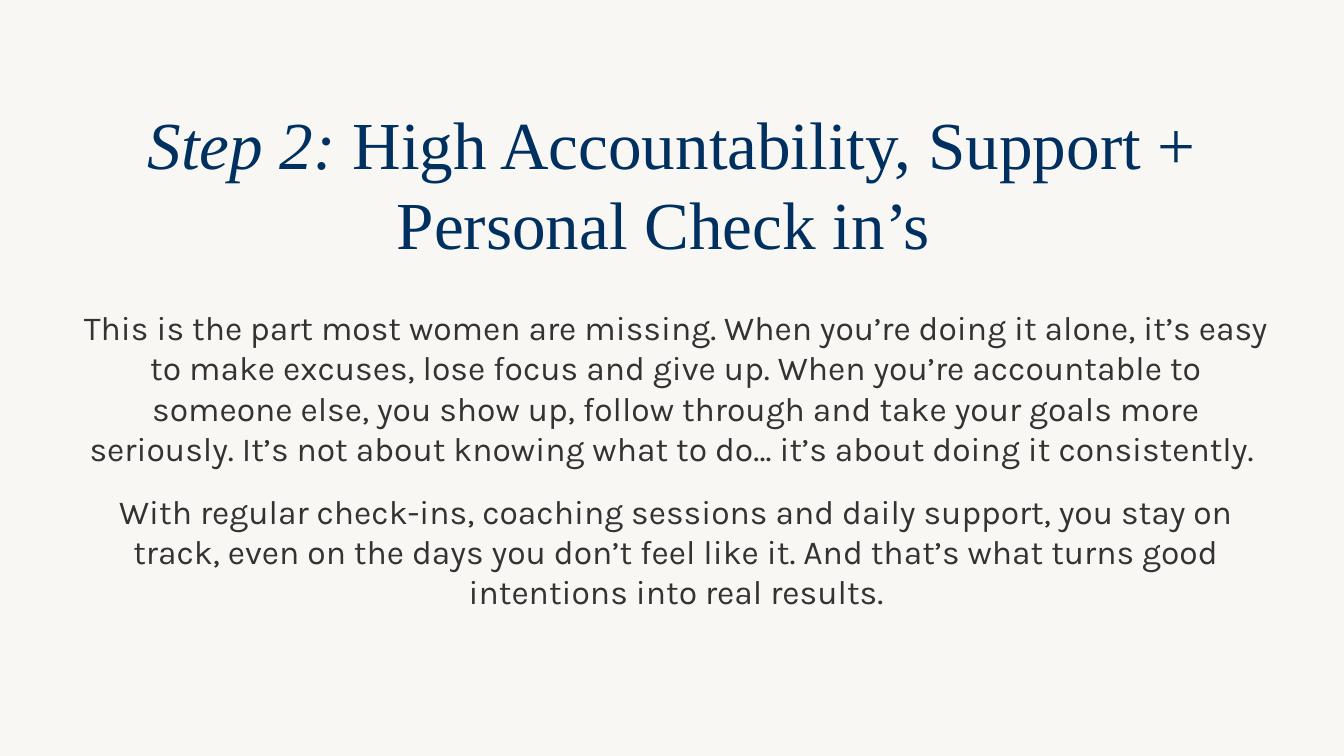
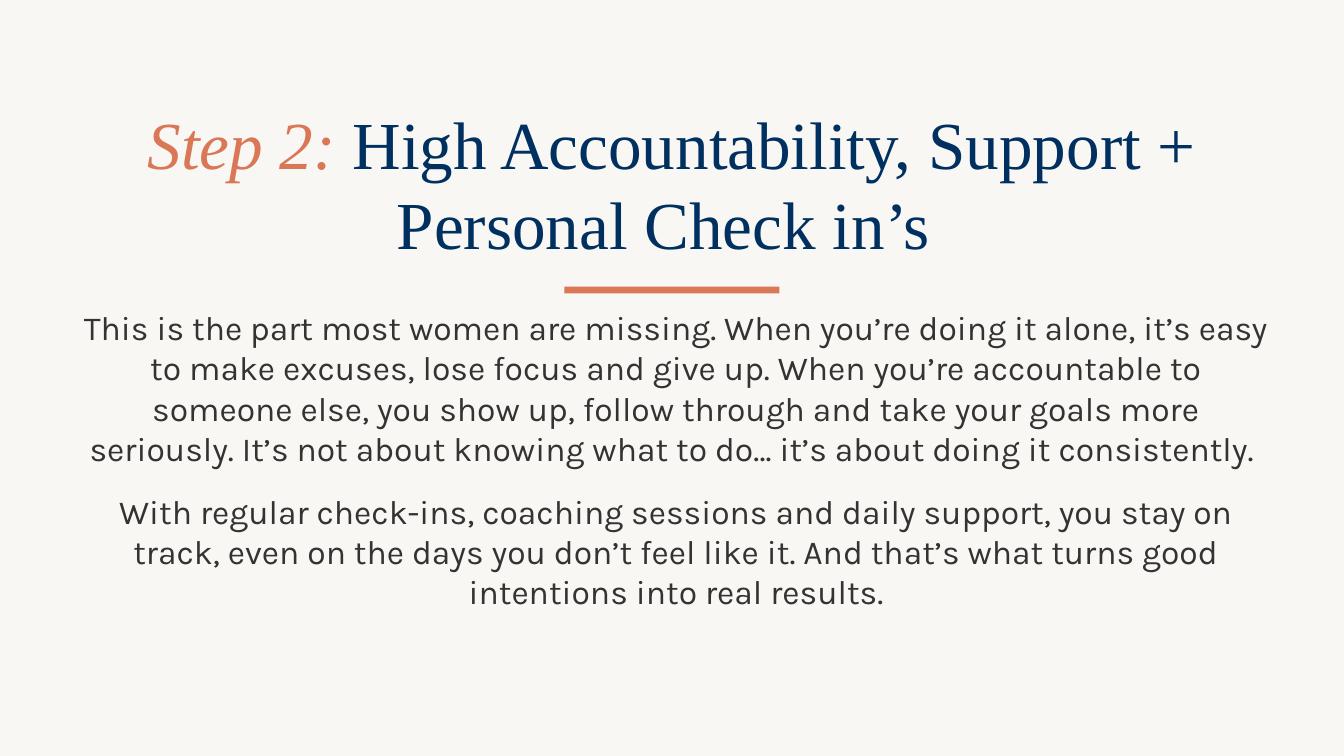
Before and after one commit to WeAreWLA/21-day-reset, a slide deck: slide 7 of wla-vip-121-launch.pptx. Drawn at 1344x756 pixels with LibreOffice and Linux fonts; fonts in the diff are those of the drawing. Boxes give left, top, right and bottom in pixels: in the first picture for what was removed or moved away, otherwise in the second. Text is boxed around its words. In the diff, an @@ line names an element or a change of style, - is before the commit and + after.

```diff
--- a/wla-vip-121-launch.pptx
+++ b/wla-vip-121-launch.pptx
@@ text "Step 2: High Accountability, Support ..." at <box>148,122,1141,250</box>: text colour #003060 to #D97757 in "Step 2:" @@
@@ rectangle added at <box>564,286,780,293</box>, fill #D97757 @@
```
Also in this commit, not shown: 17 other slides changed.
